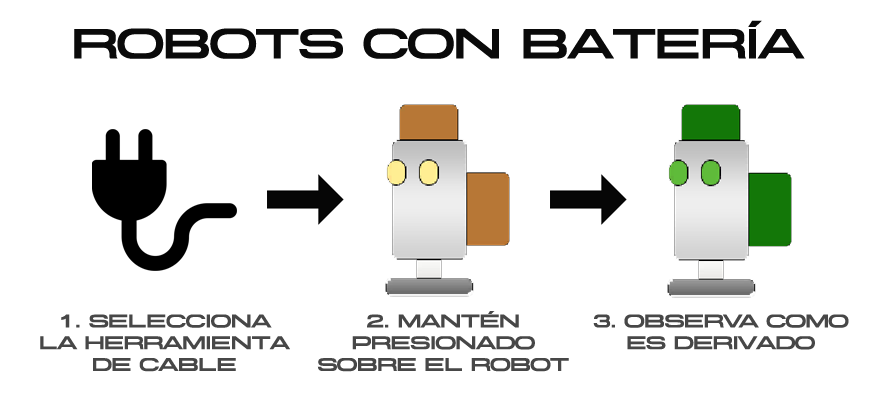
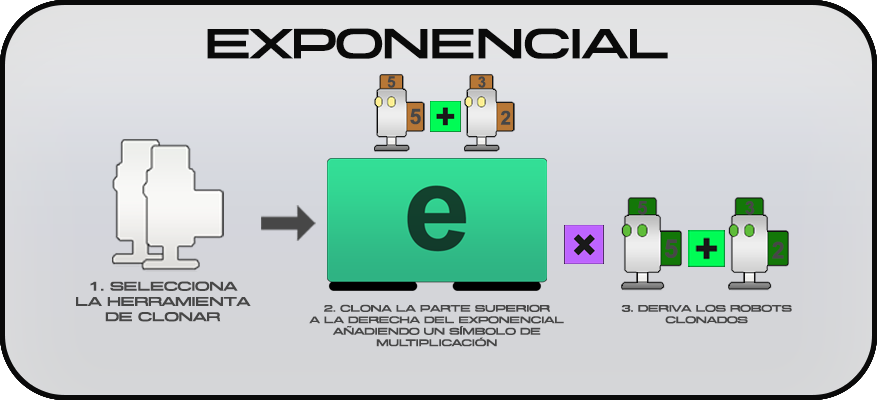
Comparing the layer stacks of the two 877 × 400 images. Changes:
showed group "RASTERIZADO" (6 layers) over (0, 0, 877, 400)
added layer "EXPONENCIAL" (1st of 3, in "RASTERIZADO") in group "RASTERIZADO" over (0, 0, 877, 400)
added layer "DIVISIÓN" (1st of 3, in "RASTERIZADO") in group "RASTERIZADO" over (0, 0, 877, 400)
added layer "LOGARITMO" (1st of 2, in "RASTERIZADO") in group "RASTERIZADO" over (0, 0, 877, 400)
added layer "POTENCIAL" (1st of 2, in "RASTERIZADO") in group "RASTERIZADO" over (0, 0, 877, 400)
added layer "ROBOTS CON BATERÍA" (1st of 2, in "RASTERIZADO") in group "RASTERIZADO" over (0, 0, 877, 400)
hid group "SIN RASTERIZAR" (198 layers) over (34, 20, 855, 389)
hid group "ROBOTS CON BATERÍA" (2nd of 2, in "SIN RASTERIZAR") (17 layers) over (40, 20, 851, 372)
